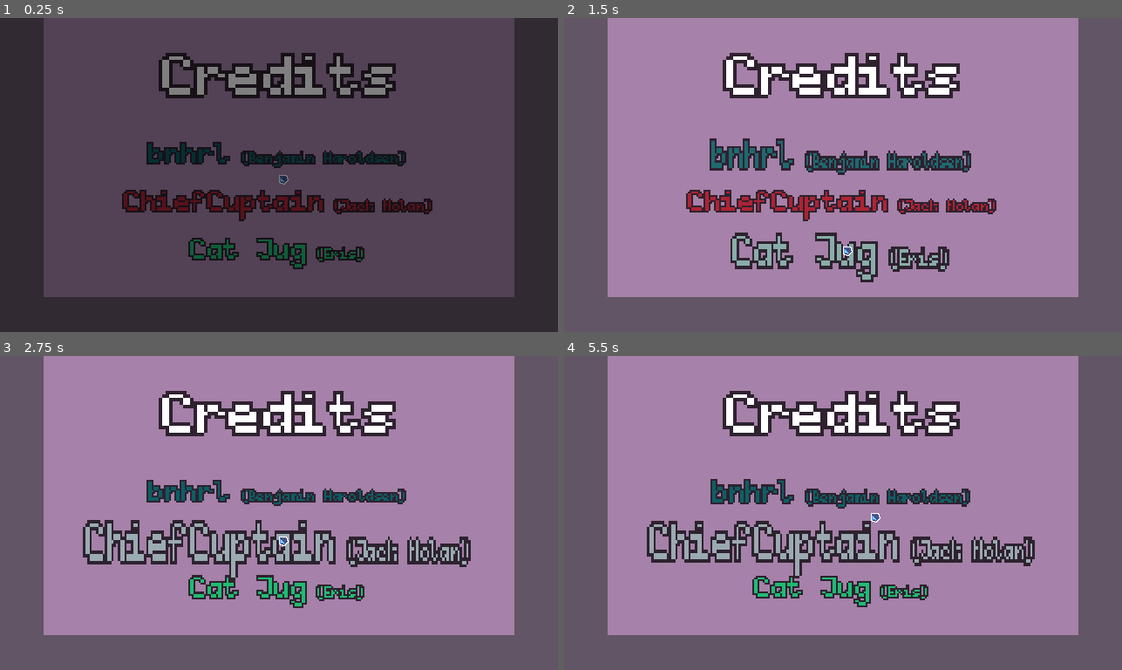
Above: before the commit, frames 1-4 (two rows, left to right).
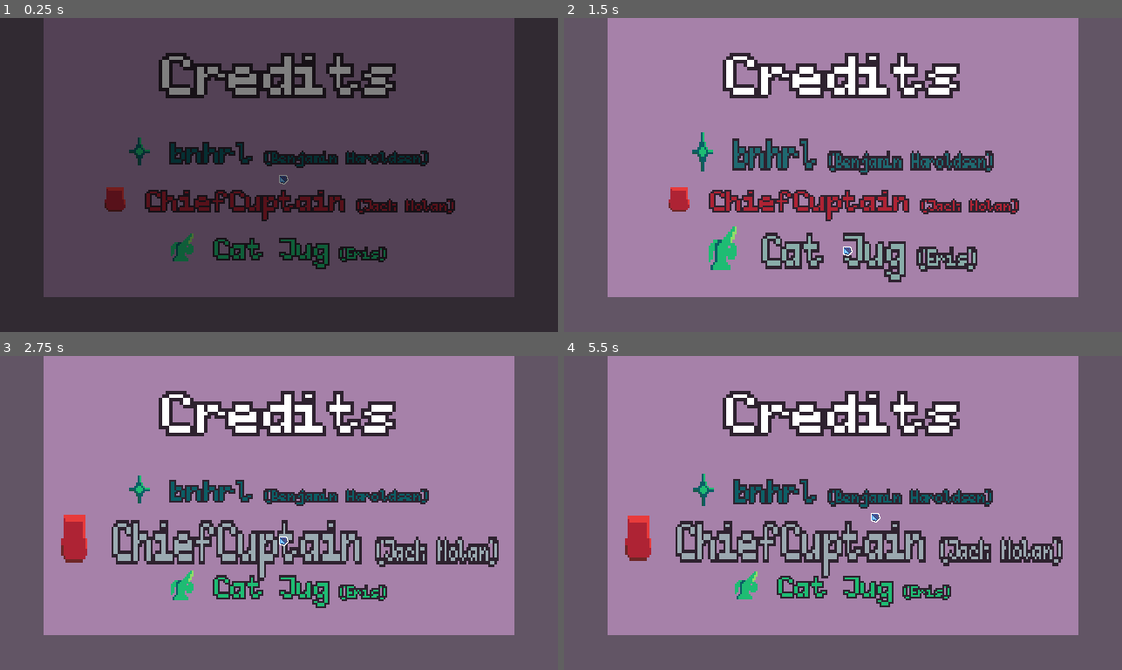
Above: after the commit, the same moments.

Repository: bnhrl/MomentumIsEverythingCountDown
Game: Godot game, scene res://Game/MainMenu/Credits/credits.tscn
Same seed, same stepped clock (60 frames per second), same inputs: the game is played once before the commit and once after it. This scene is started directly instead of the project's main scene.
Inputs (mouse positions are in pixels of both pictures, inside the frame that each line leads up to):
- Up to frame 1 (0.25 s): no input
- Up to frame 2 (1.5 s): move the mouse to (843, 149) at 0.52 s; hold D (right) 0.53-1.28 s; click (843, 149) at 0.6 s; move the mouse to (843, 247) at 1.27 s; hold S (down) from 1.28 s (still down); click (843, 247) at 1.35 s
- Up to frame 3 (2.75 s): move the mouse to (279, 534) at 2.02 s; release S (down) at 2.03 s; hold D (right) from 2.03 s (still down); click (279, 534) at 2.1 s
- Up to frame 4 (5.5 s): move the mouse to (815, 575) at 2.77 s; release D (right) at 2.78 s; hold W (up) 2.78-3.53 s; click (815, 575) at 2.85 s; move the mouse to (1010, 560) at 3.52 s; hold A (left) 3.53-5.03 s; click (1010, 560) at 3.6 s; move the mouse to (675, 465) at 4.27 s; click (675, 465) at 4.35 s; move the mouse to (870, 513) at 5.02 s; hold S (down) from 5.03 s (still down); click (870, 513) at 5.1 s

The runs differ from the first frame. In frame 1, 6.1% of the frame differs, in the area x 18-82%, y 38-80%; in frame 2, 8.7%; in frame 3, 9.9%, in the area x 10-90%, y 38-81%; in frame 4, 9.7%.

Commit message:
Added credit icons

Diff:
--- a/Game/MainMenu/Credits/credits.tscn
+++ b/Game/MainMenu/Credits/credits.tscn
@@ -24,7 +24,8 @@
 offset_bottom = 151.5
 scale = Vector2(2, 2)
 theme_override_colors/default_color = Color(0.043137256, 0.36862746, 0.39607844, 1)
-text = "bnhrl[font_size=8] (Benjamin Haroldsen)"
+bbcode_enabled = true
+text = "[img]uid://cxsfj2ud8ou1d[/img] bnhrl[font_size=8] (Benjamin Haroldsen)"
 default_color = Color(0.043137256, 0.36862746, 0.39607844, 1)
 hover_color = Color(0.60784316, 0.67058825, 0.69803923, 1)
 hover_size = Vector2(1.25, 2)
@@ -36,7 +37,8 @@
 offset_bottom = 206.5
 scale = Vector2(2, 2)
 theme_override_colors/default_color = Color(0.11764706, 0.7372549, 0.4509804, 1)
-text = "Cat Jug[font_size=8] (Eris)"
+bbcode_enabled = true
+text = "[img]uid://cnmn256wehj7b[/img] Cat Jug[font_size=8] (Eris)"
 default_color = Color(0.11764706, 0.7372549, 0.4509804, 1)
 hover_color = Color(0.60784316, 0.67058825, 0.69803923, 1)
 hover_size = Vector2(1.25, 2)
@@ -48,7 +50,8 @@
 offset_bottom = 261.5
 scale = Vector2(2, 2)
 theme_override_colors/default_color = Color(0.68235296, 0.13725491, 0.20392157, 1)
-text = "ChiefCuptain[font_size=8] (Jack Nolan)"
+bbcode_enabled = true
+text = "[img]uid://mu38c2ikqdnk[/img] ChiefCuptain[font_size=8] (Jack Nolan)"
 default_color = Color(0.68235296, 0.13725491, 0.20392157, 1)
 hover_color = Color(0.60784316, 0.67058825, 0.69803923, 1)
 hover_size = Vector2(1.25, 2)
Binary file added: Game/MainMenu/Credits/icon_bnhrl.png
Not shown, added: Game/MainMenu/Credits/icon_bnhrl.png.import
Binary file added: Game/MainMenu/Credits/icon_catjug.png
Not shown, added: Game/MainMenu/Credits/icon_catjug.png.import
Binary file added: Game/MainMenu/Credits/icon_cuptain.png
Not shown, added: Game/MainMenu/Credits/icon_cuptain.png.import
